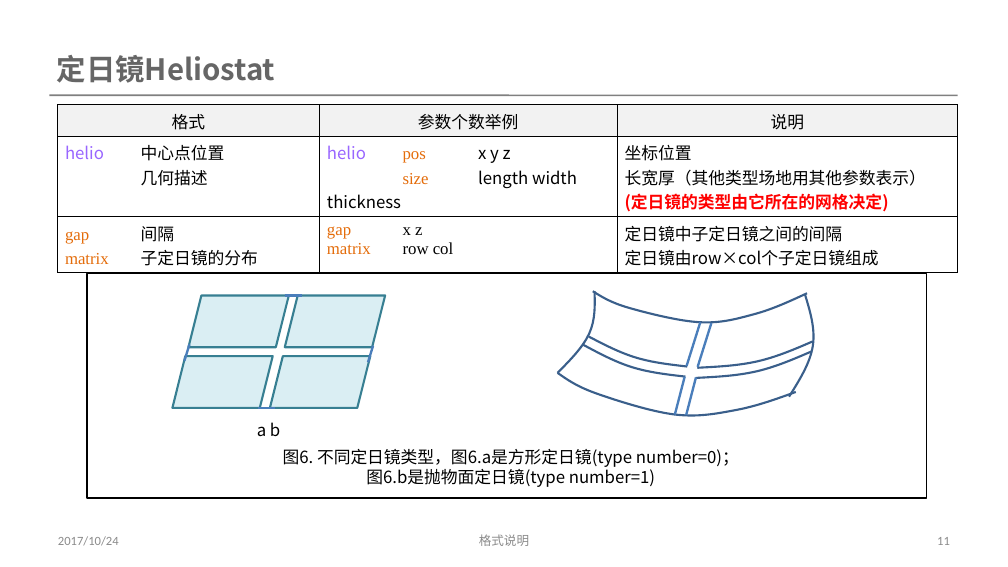
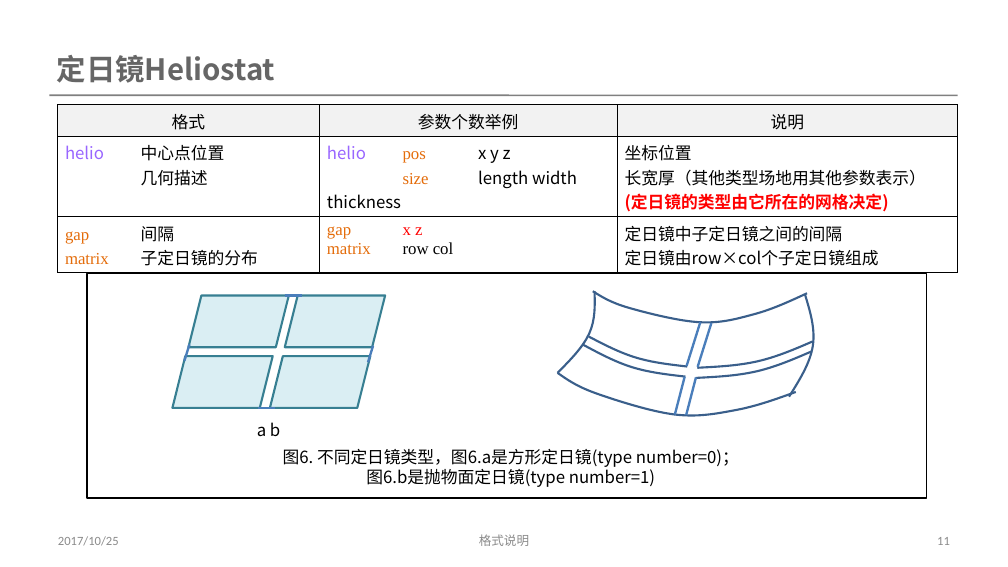
Before and after one commit to XiaoyueDuan/SolarEnergy, a slide deck: slide 11 of docs/Scene/SceneExplanation.pptx. Drawn at 1008x567 pixels with LibreOffice and Linux fonts; fonts in the diff are those of the drawing. Boxes give left, top, right and bottom in pixels: in the first picture for what was removed or moved away, otherwise in the second. Text is boxed around its words. In the diff, an @@ line names an element or a change of style, - is before the commit and + after.

```diff
--- a/docs/Scene/SceneExplanation.pptx
+++ b/docs/Scene/SceneExplanation.pptx
@@ table at box(57, 105, 957, 270) @@
@@ text colour #000000 to #FF0000 in "x z" @@
@@ text at box(58, 536, 119, 546): text changed @@
-2017/10/24
+2017/10/25
```
Also in this commit, not shown: 16 other slides changed, 6 other files.
